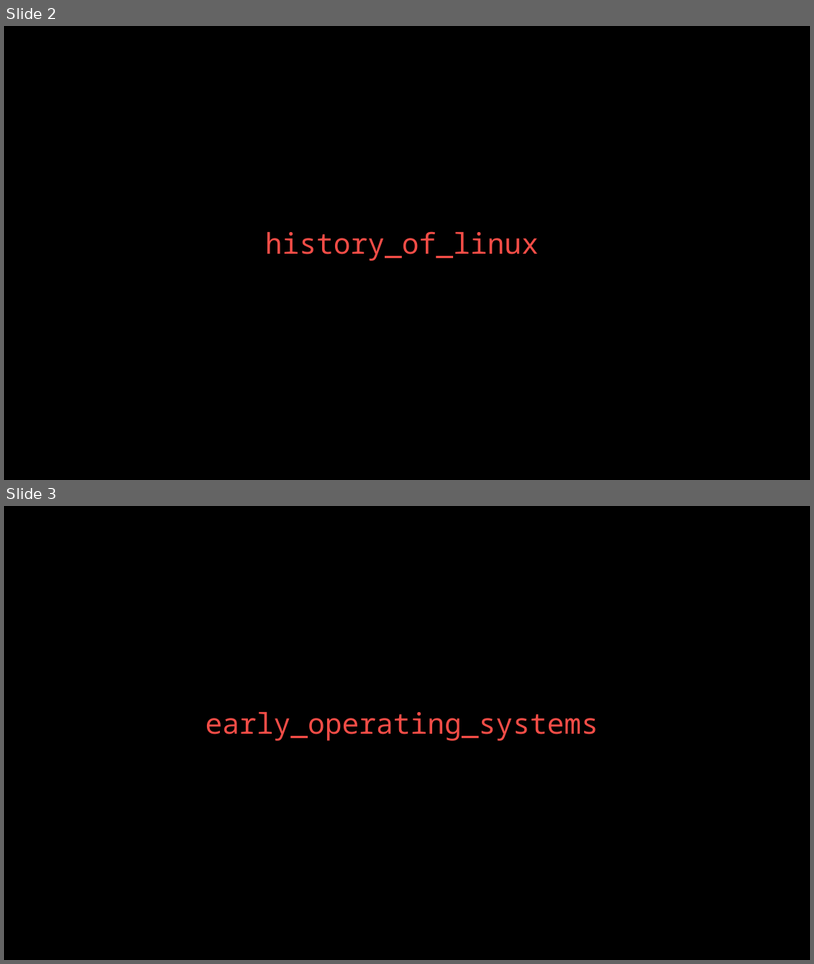
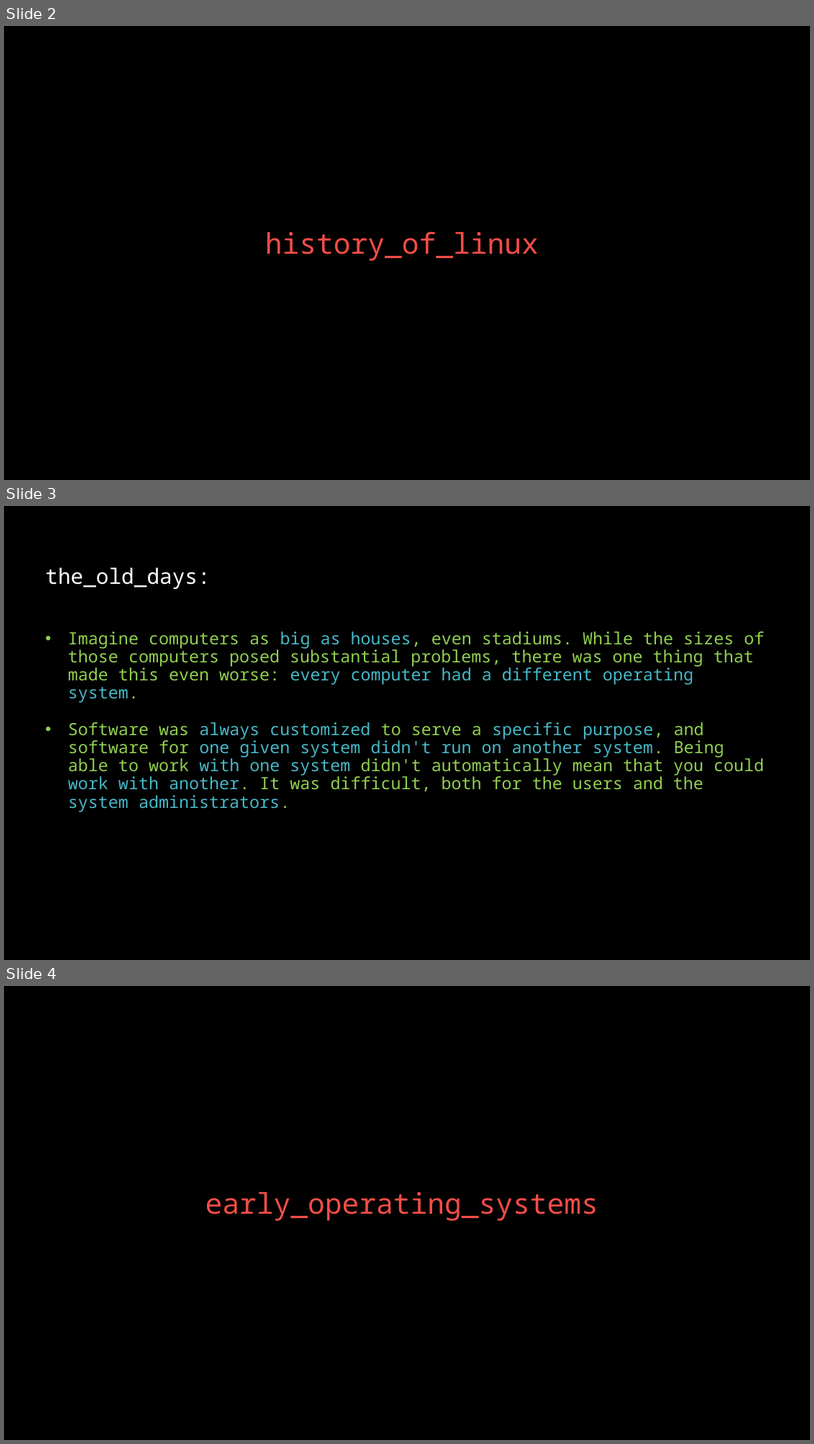
Before and after one commit to linuxfestival/introduction-to-linux-resources, a slide deck: amirkabir_linux_festival.pptx. Shown one above the other, each under a label of ours: slides 2 and 3 before the commit, slides 2, 3 and 4 after it. The pictures are 814x964 and 814x1444 pixels, drawn with LibreOffice and Linux fonts; fonts in the diff are those of the drawing. Boxes give left, top, right and bottom in pixels: in the first picture for what was removed or moved away, otherwise in the second. Text is boxed around its words. In the diff, an @@ line names an element or a change of style, - is before the commit and + after.

```diff
--- a/amirkabir_linux_festival.pptx
+++ b/amirkabir_linux_festival.pptx
@@ slide 3 added at <box>4,506,810,960</box>, background #000000 @@
@@ title added at <box>45,567,210,590</box>, 25.2 pt, text #FFFFFF @@
+the_old_days:
@@ text added at <box>68,631,764,808</box>, 20 pt, text #92D050 @@
+• Imagine computers as big as houses, even stadiums. While the sizes of those computers posed substantial problems, there was one thing that made this even worse: every computer had a different operating system.
+• Software was always customized to serve a specific purpose, and software for one given system didn't run on another system. Being able to work with one system didn't automatically mean that you could work with another. It was difficult, both for the users and the system administrators.
@@ what was slide 3 is now slide 4 @@
```
Also in this commit, not shown: 5 slides changed, 1 other slide added, 1 slide removed.
